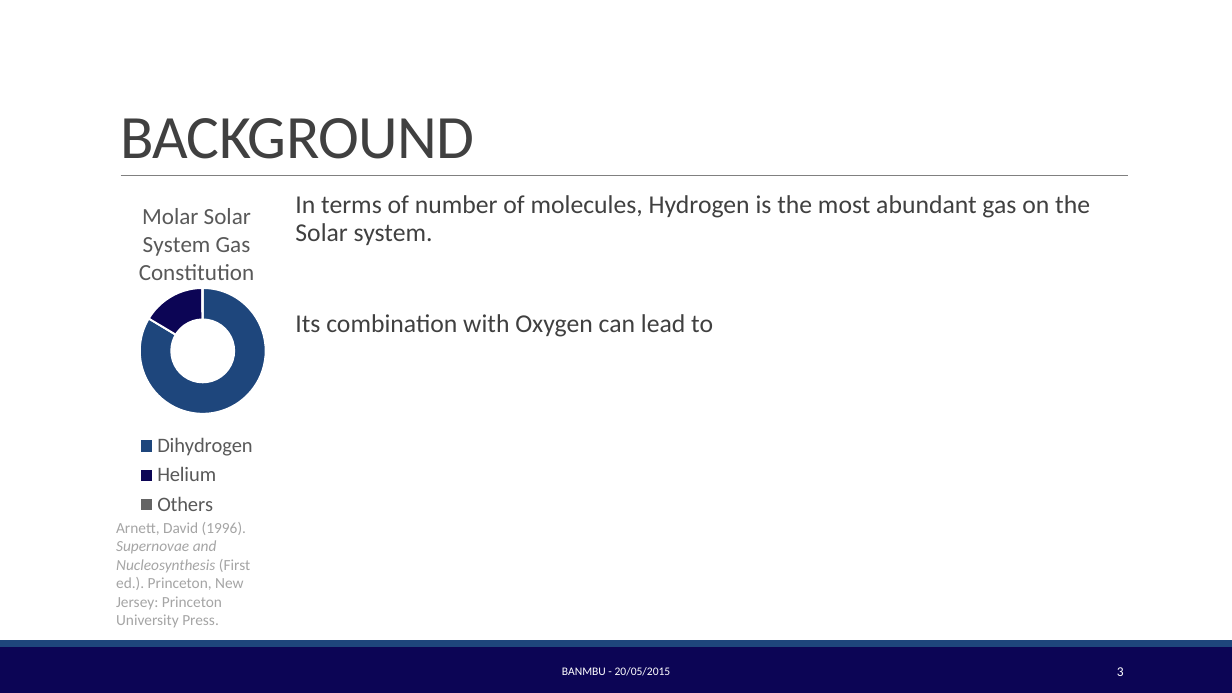
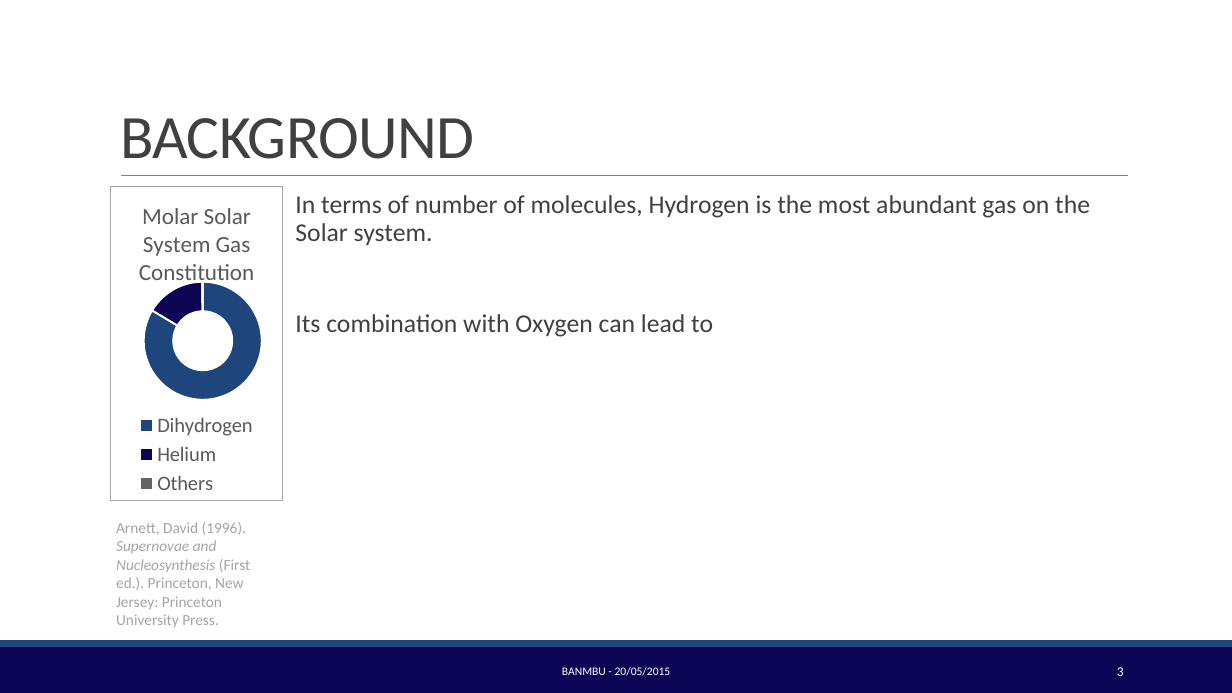
Before and after one commit to BambuGMS/Industry-Analysis-Report, a slide deck: slide 3 of Assignments/Presentations/2015.06.14_Presentation.pptx. Drawn at 1232x693 pixels with LibreOffice and Linux fonts; fonts in the diff are those of the drawing; background and template pictures are left out. Boxes give left, top, right and bottom in pixels: in the first picture for what was removed or moved away, otherwise in the second. Text is boxed around its words. In the diff, an @@ line names an element or a change of style, - is before the commit and + after.

```diff
--- a/Assignments/Presentations/2015.06.14_Presentation.pptx
+++ b/Assignments/Presentations/2015.06.14_Presentation.pptx
@@ doughnut chart at box(111, 187, 283, 501) @@
@@ border changed @@
@@ doughnut chart: place and size @@
-doughnut chart at box(111, 187, 283, 521)
+doughnut chart at box(111, 187, 283, 501)
```
Also in this commit, not shown: 3 other slides changed, 1 slide added, 7 slides removed, 1 other file.
